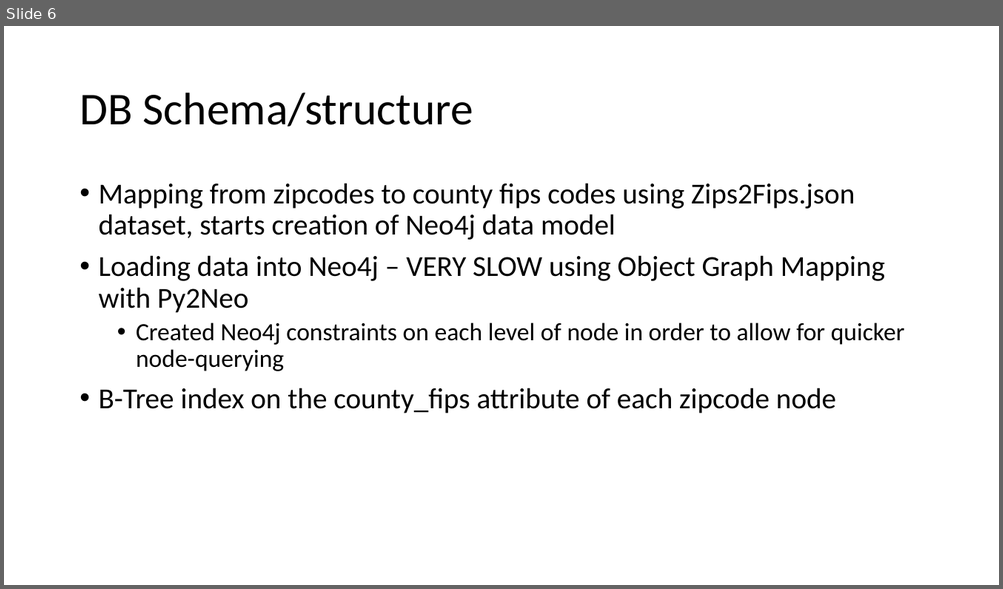
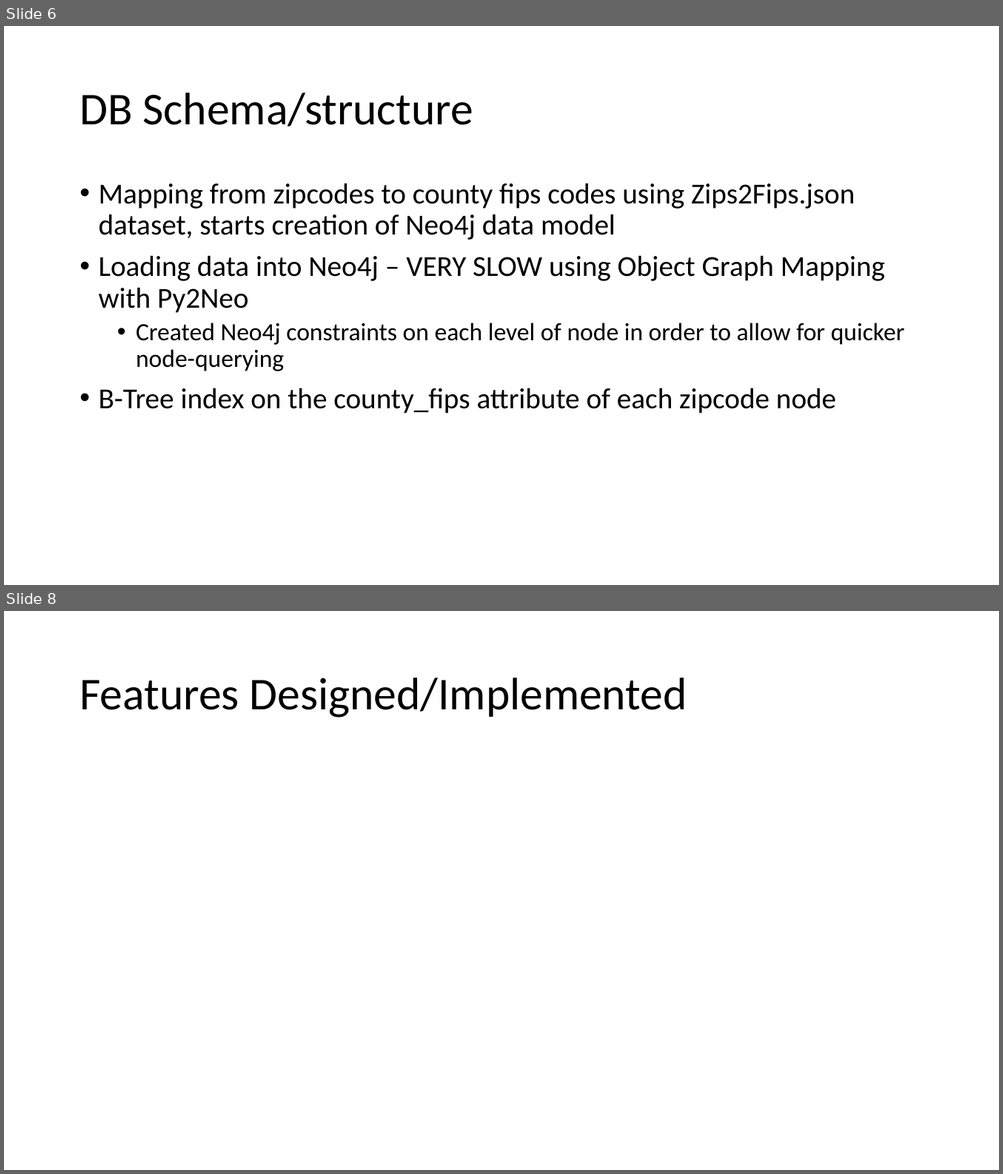
Before and after one commit to abpwrs/ece-5995-fa20-final-project, a slide deck: Final_presentation.pptx. Shown one above the other, each under a label of ours: slide 6 before the commit, slides 6 and 8 after it; the slides between them are not shown. The pictures are 1003x589 and 1003x1174 pixels, drawn with LibreOffice and Linux fonts; fonts in the diff are those of the drawing. Boxes give left, top, right and bottom in pixels: in the first picture for what was removed or moved away, otherwise in the second. Text is boxed around its words. In the diff, an @@ line names an element or a change of style, - is before the commit and + after.

```diff
--- a/Final_presentation.pptx
+++ b/Final_presentation.pptx
@@ slide 8 added at [4, 611, 999, 1170], background #FFFFFF @@
@@ title added at [79, 678, 687, 718], 44 pt, text #000000 @@
+Features Designed/Implemented
```
Also in this commit, not shown: 4 other slides added, 1 slide removed.
